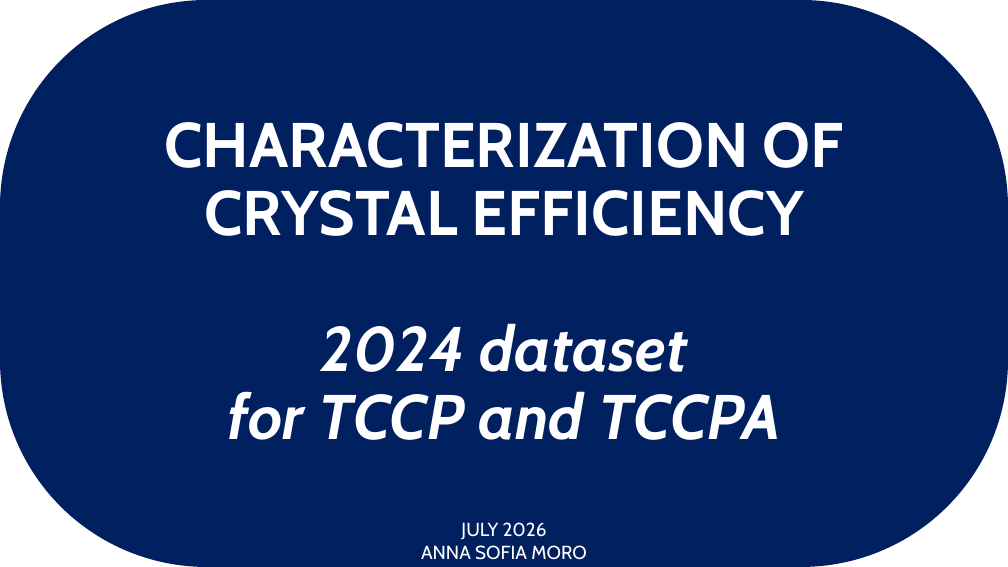
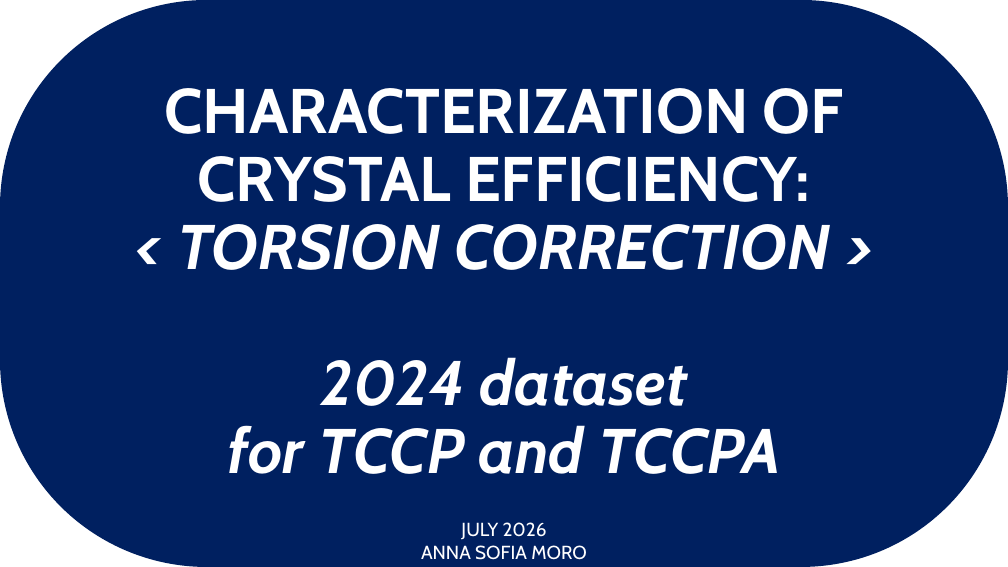
Before and after one commit to annaasofia/tesi, a slide deck: slide 1 of slides/week3.pptx. Drawn at 1008x567 pixels with LibreOffice and Linux fonts; fonts in the diff are those of the drawing. Boxes give left, top, right and bottom in pixels: in the first picture for what was removed or moved away, otherwise in the second. Text is boxed around its words. In the diff, an @@ line names an element or a change of style, - is before the commit and + after.

```diff
--- a/slides/week3.pptx
+++ b/slides/week3.pptx
@@ text in rounded rectangle at <box>164,88,844,270</box>: text changed @@
-CHARACTERIZATION OF CRYSTAL EFFICIENCY
+CHARACTERIZATION OF CRYSTAL EFFICIENCY:
+< TORSION CORRECTION >
```
Also in this commit, not shown: 5 other slides changed, 10 slides removed, 1 other file.
